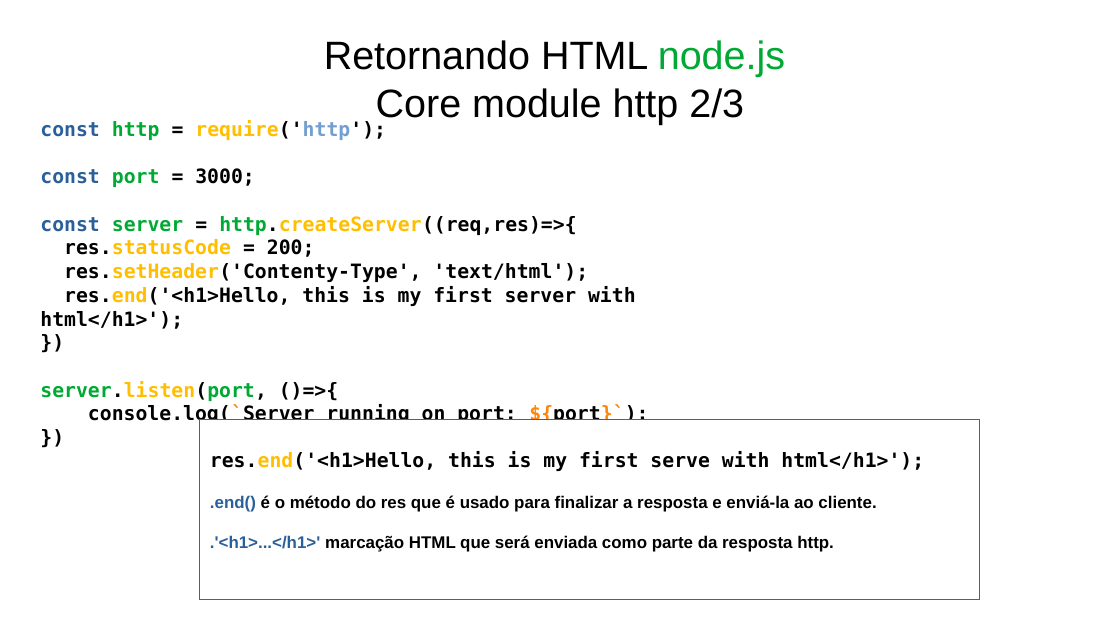
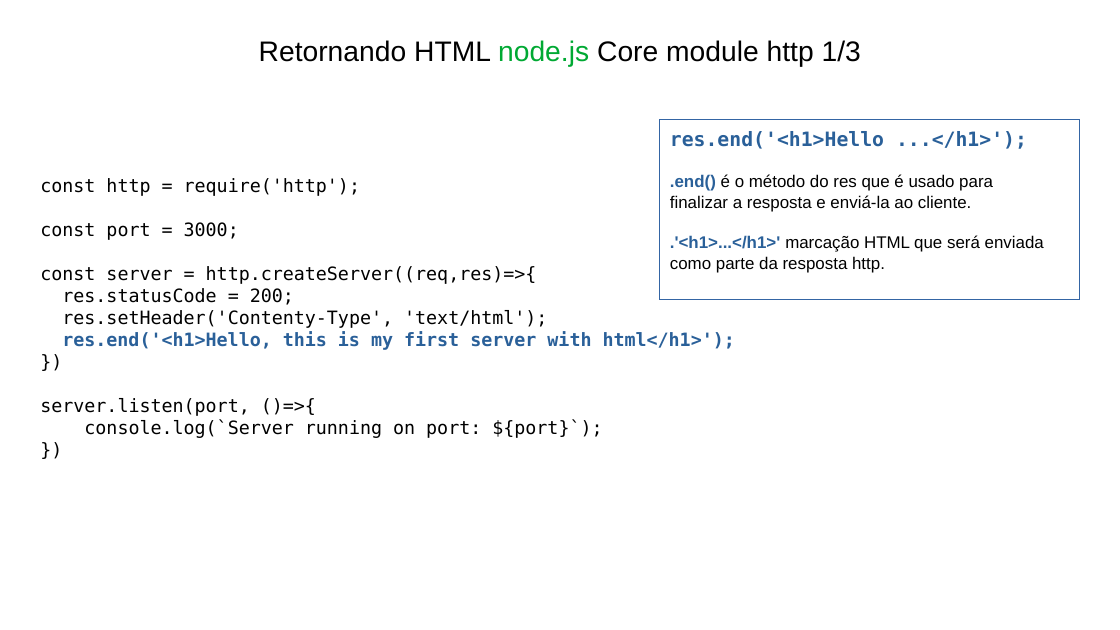
Before and after one commit to Tiagotgssantos/Curso-Node.js-do-zero-a-Maestria-com-diversos-Projetos, a slide deck: slide 3 of 00_doc_Node.js do zero a Maestria com diversos Projetos/Seção3_node_core_modules/Aula 041 e 042 - Retornando HTML.odp (slide 2 before the commit). Drawn at 1120x630 pixels with LibreOffice and Linux fonts; fonts in the diff are those of the drawing. Boxes give left, top, right and bottom in pixels: in the first picture for what was removed or moved away, otherwise in the second. Text is boxed around its words. In the diff, an @@ line names an element or a change of style, - is before the commit and + after.

```diff
--- a/00_doc_Node.js do zero a Maestria com diversos Projetos/Seção3_node_core_modules/Aula 041 e 042 - Retornando HTML.odp
+++ b/00_doc_Node.js do zero a Maestria com diversos Projetos/Seção3_node_core_modules/Aula 041 e 042 - Retornando HTML.odp
@@ title at (259,40,861,67): text changed; size 28 to 20 pt @@
-Retornando HTML node.js
-Core module http 2/3
+Retornando HTML node.js Core module http 1/3
@@ subtitle "const http = require('http');": place and size @@
-subtitle "const http = require('http');" at (40,120,648,426)
+subtitle "const http = require('http');" at (40,178,735,438)
@@ subtitle "const http = require('http');" at (40,178,735,438): size 14 to 13 pt; text colour #2A6099 to #000000 in "const", "const", "const"; text colour #00A933 to #000000 in "http", "port", "server http.createServer((req,res)=>{", "server.listen(port,"; text colour #FFBF00 to #000000 in "require('http');", "http.createServer((req,res)=>{", "res.statusCode", "res.setHeader('Contenty-Type'," and 1 more places; text colour #729FCF to #000000 in "require('http');"; bold off in "const http = require('http');", "const port = 3000;", "const server = http.createServer((req,res)=>{", "res.statusCode = 200;" and 5 more places; text colour #000000 to #2A6099 in "res.end('<h1>Hello, this is my first server with ..."; text colour #FFBF00 to #2A6099 in "res.end('<h1>Hello,"; text colour #FF860D to #000000 in "console.log(`Server ${port}`);" @@
@@ rectangle "res.end('<h1>Hello ...</h1>');": place and size @@
-rectangle "res.end('<h1>Hello ...</h1>');" at (200,420,981,600)
+rectangle "res.end('<h1>Hello ...</h1>');" at (661,120,1080,300)
@@ text in rectangle at (670,131,1044,273): text changed; bold off @@
-res.end('<h1>Hello, this is my first serve with html</h1>');
-.end() é o método do res que é usado para finalizar a resposta e enviá-la ao cliente.
-.'<h1>...</h1>' marcação HTML que será enviada como parte da resposta http.
+res.end('<h1>Hello ...</h1>');
+.end() é o método do res que é usado para
+finalizar a resposta e enviá-la ao cliente.
+.'<h1>...</h1>' marcação HTML que será enviada
+como parte da resposta http.
```
Also in this commit, not shown: 1 other slide changed, 1 slide added, 11 other files.
